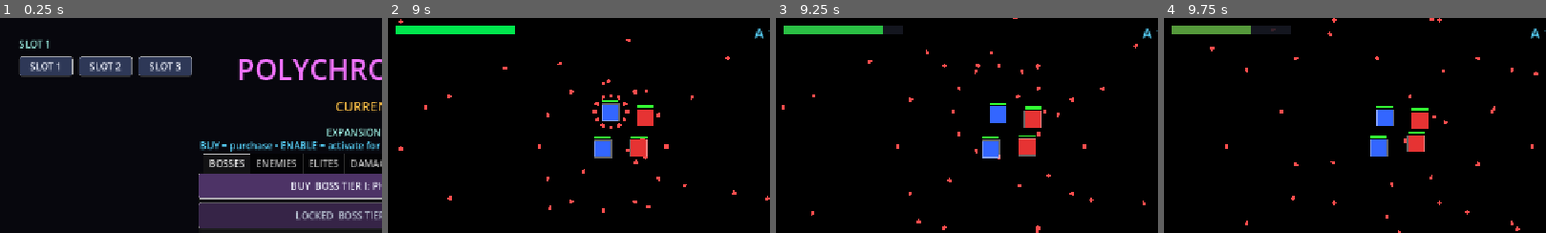
Above: before the commit, frames 1-4 (left to right).
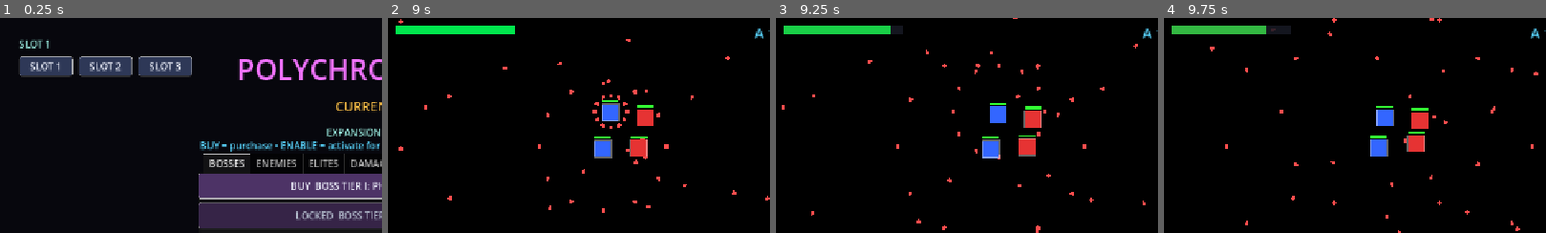
Above: after the commit, the same moments.

Repository: woodmurderedhat/bullet-hell
Game: Godot game, scene res://scenes/Main.tscn
Two runs of this game, one before a commit and one after it. Both use one fixed random seed, a clock stepped at 60 frames per second and the inputs below.
Inputs (mouse positions are % of the whole screen's width and height, from its top left):
- Up to frame 1 (0.25 s): no input
- Up to frame 2 (9 s): click "TOGGLE ENDLESS" at 0.5 s; click "TOGGLE ENDLESS" at 1.25 s; click "▶ PLAY" at 2 s; tap Enter at 2.75 s; move the mouse to (72, 45) at 2.77 s; hold D (move_right) 2.78-3.53 s; hold Space (fire) 2.78-3.53 s; move the mouse to (30, 55) at 3.52 s; hold S (move_down) 3.53-4.28 s; click (30, 55) at 3.6 s; tap Space (fire) at 4.25 s; move the mouse to (60, 28) at 4.27 s; hold D (move_right) 4.28-5.03 s; hold Space (fire) 4.28-5.03 s; move the mouse to (45, 70) at 5.02 s; hold W (move_up) 5.03-5.78 s; click (45, 70) at 5.1 s; move the mouse to (80, 65) at 5.77 s; hold Space (fire) 5.78-6.53 s; hold A (move_left) 5.78-7.28 s; move the mouse to (20, 35) at 6.52 s; click (20, 35) at 6.6 s; move the mouse to (55, 50) at 7.27 s; hold S (move_down) 7.28-8.03 s; hold Space (fire) 7.28-8.03 s; move the mouse to (35, 25) at 8.02 s; hold D (move_right) 8.03-8.78 s; click (35, 25) at 8.1 s; move the mouse to (72, 45) at 8.77 s; hold W (move_up) from 8.78 s (still down); hold Space (fire) from 8.78 s (still down)
- Up to frame 3 (9.25 s): keep holding W (move_up); keep holding Space (fire)
- Up to frame 4 (9.75 s): move the mouse to (30, 55) at 9.52 s; release W (move_up) at 9.53 s; release Space (fire) at 9.53 s; hold D (move_right) from 9.53 s (still down); click (30, 55) at 9.6 s
The pictures show only the part of the screen within x 1-51%, y 1-51%; the shares and areas given below are measured in that part.

Frames 1-2 are identical in both runs. In frame 3, less than 0.1% of the frame differs, in the area x 28-30%, y 3-8%; in frame 4, 1.0%, in the area x 2-27%, y 3-8%.

Commit message:
feat: Enhance enemy management and player stats; clear arena entities on run transitions

Diff:
--- a/polychrome-void/polychrome-void/combat/CollisionSystem.gd
+++ b/polychrome-void/polychrome-void/combat/CollisionSystem.gd
@@ -56,6 +56,12 @@
 ## Unregister a dead or removed enemy.
 func unregister_enemy(enemy: Node) -> void:
 	_enemies.erase(enemy)
+
+
+## Force-clear all enemy tracking state (used during run/wave transitions).
+func clear_enemies() -> void:
+	_enemies.clear()
+	_contact_next_hit_time.clear()
 
 
 ## Allow Player to update the damage value used for bullet_hit_enemy signals.
@@ -313,7 +319,7 @@
 
 
 func _on_wave_complete(_arena_index: int) -> void:
-	_contact_next_hit_time.clear()
+	clear_enemies()
 
 
 func _on_enemy_died(enemy_id: int, _position: Vector2, _score: int) -> void:
--- a/polychrome-void/polychrome-void/player/Player.gd
+++ b/polychrome-void/polychrome-void/player/Player.gd
@@ -7,8 +7,8 @@
 ## Inner class for BASE player stats — values here are never modified by upgrades.
 ## Effective values are computed via ModifierComponent.get_stat(base, key).
 class PlayerStats:
-	var max_hp: float        = 6.0
-	var current_hp: float    = 6.0
+	var max_hp: float        = 10.0
+	var current_hp: float    = 10.0
 	## Base values — used as input to ModifierComponent.get_stat().
 	var speed: float         = 110.0
 	var fire_rate: float     = 1.0    ## Bullets per second.
--- a/polychrome-void/polychrome-void/scenes/Main.gd
+++ b/polychrome-void/polychrome-void/scenes/Main.gd
@@ -238,6 +238,7 @@
 func _on_wave_complete(_arena_index: int) -> void:
 	if not _run_active:
 		return
+	_clear_arena_entities()
 
 	var endless_mode: bool = bool(SaveService.get_save("endless_mode", false))
 	var standard_clear_levels: int = SpawnDirector.total_levels_through_arena(STANDARD_CLEAR_ARENAS)
@@ -253,7 +254,7 @@
 		return
 	_run_active = false
 	_set_run_systems_active(false)
-	_bullet_manager.clear_all()
+	_clear_arena_entities()
 	TelemetryService.end_run()
 	AudioManager.stop_music()
 
@@ -307,7 +308,7 @@
 	_run_active = false
 	_set_run_systems_active(false)
 	_arena_backdrop.visible = false
-	_bullet_manager.clear_all()
+	_clear_arena_entities()
 	AudioManager.stop_music()
 	_run_menu.hide_all()
 	_meta_menu.refresh_menu()
@@ -316,7 +317,13 @@
 
 func _restart_run() -> void:
 	_run_menu.hide_all()
+	_clear_arena_entities()
 	_start_run()
+
+
+func _clear_arena_entities() -> void:
+	_bullet_manager.clear_all()
+	_spawn_director.clear_active_entities()
 
 
 func _on_tutorial_pressed() -> void:
--- a/polychrome-void/polychrome-void/systems/SpawnDirector.gd
+++ b/polychrome-void/polychrome-void/systems/SpawnDirector.gd
@@ -110,11 +110,36 @@
 func start_run() -> void:
 	arena_index = 0
 	_next_enemy_id = 0
+	clear_active_entities()
 	if _swarm_director != null:
 		_swarm_director.arena_min = arena_min
 		_swarm_director.arena_max = arena_max
 		_swarm_director.reset()
 	_start_wave()
+
+
+## Clears all active spawned enemies/bosses and resets per-wave runtime state.
+func clear_active_entities() -> void:
+	_wave_active = false
+	_alive_enemies = 0
+	_spawned_in_wave = 0
+	_spawn_timer = 0.0
+	_current_config = null
+	_wave_swarm_next_slot.clear()
+	_wave_swarm_group_target_counts.clear()
+
+	if _swarm_director != null:
+		_swarm_director.clear_wave()
+
+	if _collision_system != null and _collision_system.has_method("clear_enemies"):
+		_collision_system.call("clear_enemies")
+
+	if _scene_root == null:
+		return
+
+	for child: Node in _scene_root.get_children():
+		if child is Enemy or child is Boss:
+			child.queue_free()
 
 
 func _process(delta: float) -> void:
Not shown, changed: web/index.html
Not shown, changed: web/index.pck
Not shown, changed: web/index.png
